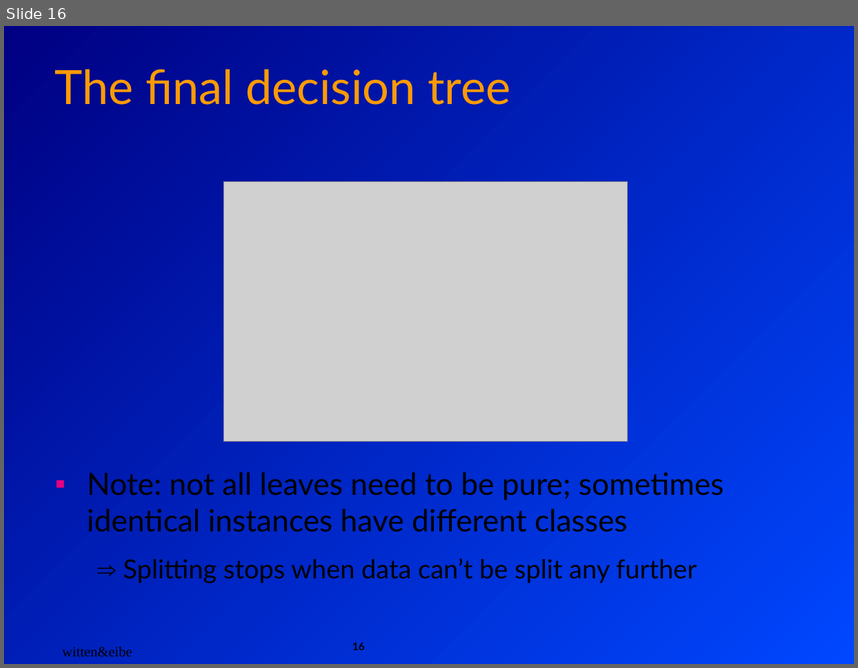
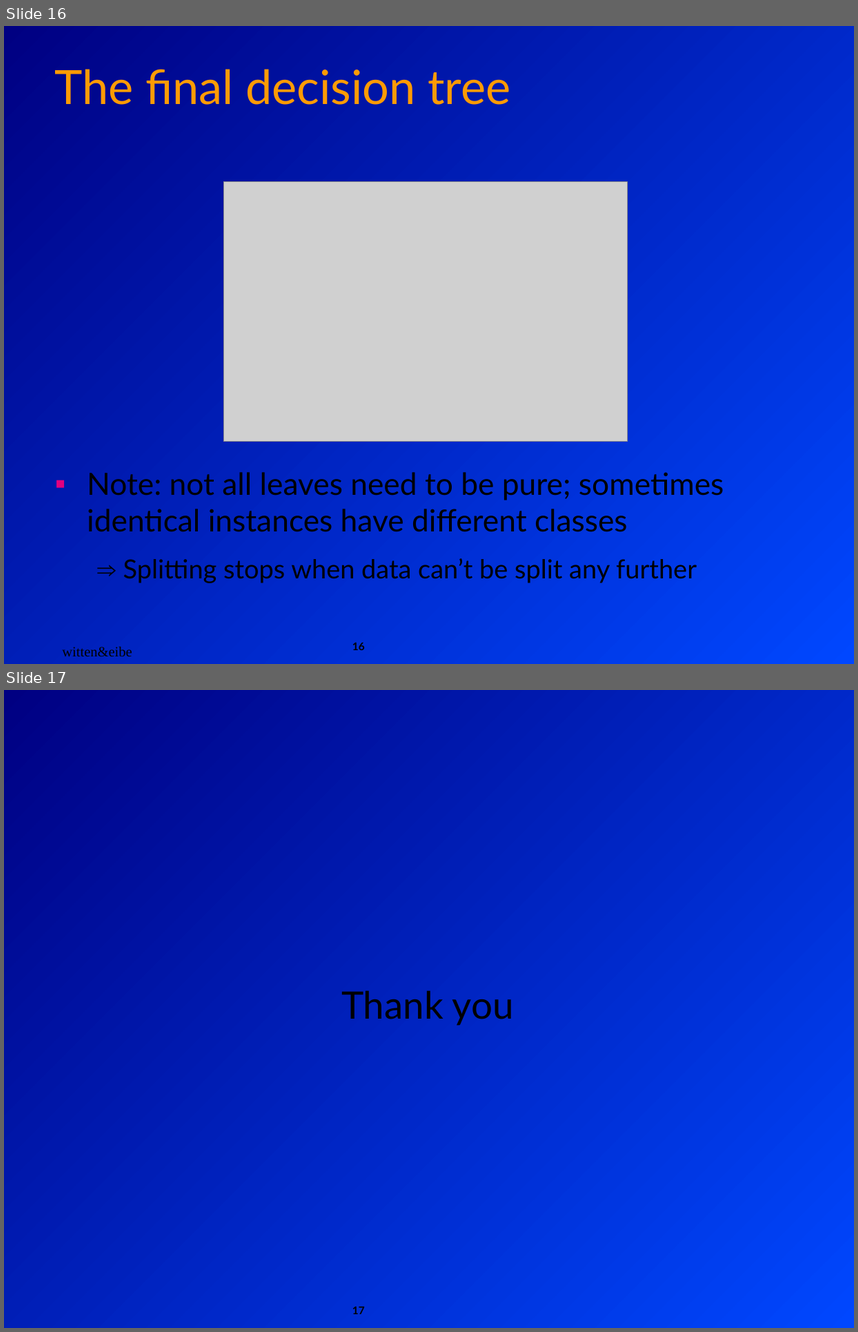
Before and after one commit to dannywassouf/the-second-year, a slide deck: Decision-Trees(ID3) Algorithm.ppt. Shown one above the other, each under a label of ours: slide 16 before the commit, slides 16 and 17 after it. The pictures are 858x668 and 858x1332 pixels, drawn with LibreOffice and Linux fonts; fonts in the diff are those of the drawing; grey boxes stand for pictures. Boxes give left, top, right and bottom in pixels: in the first picture for what was removed or moved away, otherwise in the second. Text is boxed around its words. In the diff, an @@ line names an element or a change of style, - is before the commit and + after.

Commit message:
add slide

```diff
--- a/Decision-Trees(ID3) Algorithm.ppt
+++ b/Decision-Trees(ID3) Algorithm.ppt
@@ slide 17 added at bbox=[4, 690, 854, 1328], background gradient #000082 to #0047FF @@
@@ text added at bbox=[341, 990, 514, 1025], 32 pt, text #000000 @@
+Thank you
@@ page number added at bbox=[352, 1306, 365, 1314], 9 pt, text #000000, bold @@
+17
```
